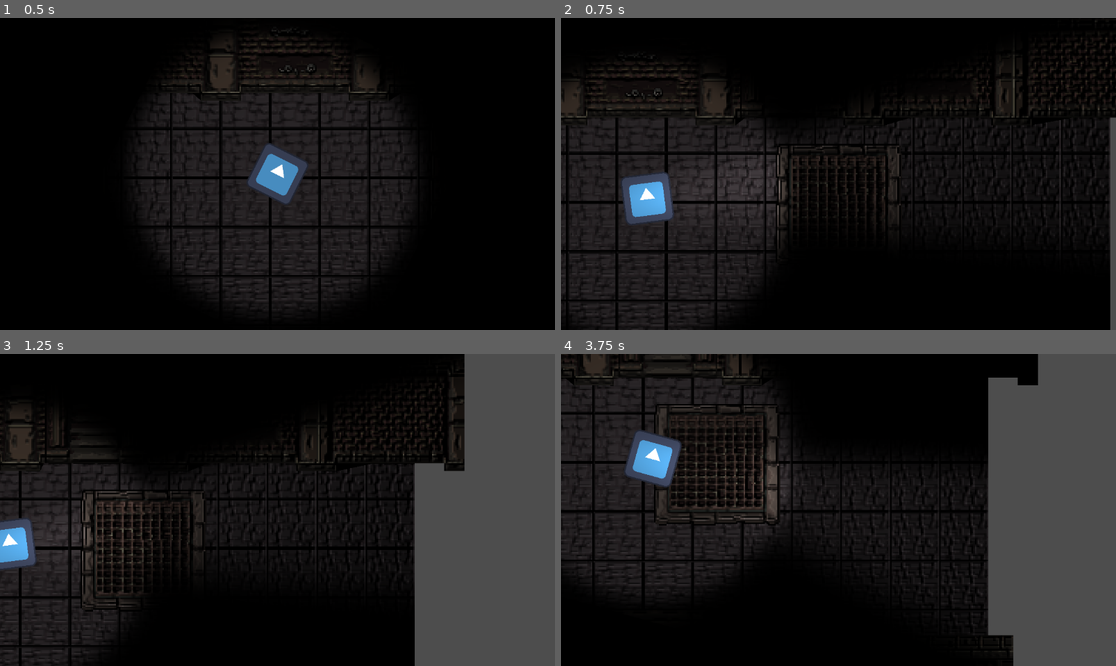
Above: before the commit, frames 1-4 (two rows, left to right).
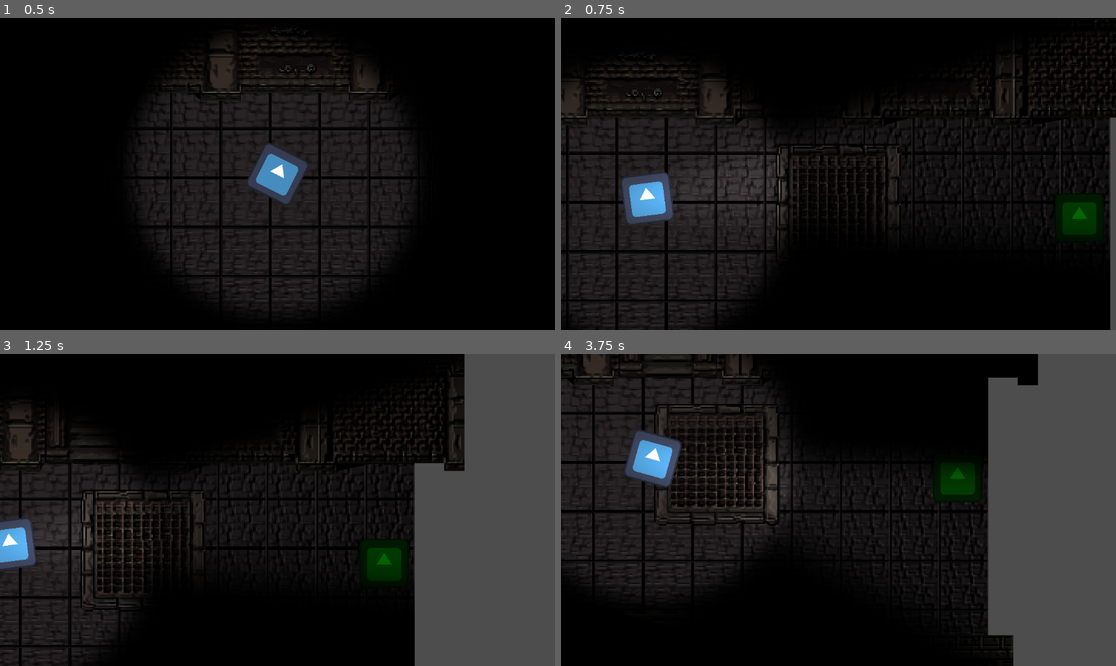
Above: after the commit, the same moments.

Repository: PedroSteinmacherEngelhardt/spooky-game
Game: Godot game, scene res://scenes/teste.tscn
The game is run twice, just before and just after one commit, with the same random seed, the same clock (stepped at 60 frames per second) and the same inputs. The engine's default icon, where the game draws it, is replaced by a stand-in: a white triangle on a blue panel in a dark square.
Inputs (mouse positions are in pixels of both pictures, inside the frame that each line leads up to):
- Up to frame 1 (0.5 s): no input
- Up to frame 2 (0.75 s): tap Enter at 0.5 s; move the mouse to (960, 158) at 0.52 s; press the mouse at (960, 158) at 0.53 s; hold D (right) from 0.53 s (still down)
- Up to frame 3 (1.25 s): keep holding D (right)
- Up to frame 4 (3.75 s): move the mouse to (727, 525) at 1.27 s; release D (right) at 1.28 s; release the mouse at (727, 525) at 1.28 s; hold S (down) 1.28-2.03 s; click (727, 525) at 1.35 s; move the mouse to (894, 441) at 2.02 s; press the mouse at (894, 441) at 2.03 s; hold D (right) 2.03-2.78 s; move the mouse to (810, 572) at 2.77 s; release the mouse at (810, 572) at 2.78 s; hold W (up) 2.78-3.53 s; click (810, 572) at 2.85 s; move the mouse to (1005, 556) at 3.52 s; press the mouse at (1005, 556) at 3.53 s; hold A (left) from 3.53 s (still down)

Frame 1 is identical in both runs. In frame 2, 0.7% of the frame differs, in the area x 88-98%, y 56-70%; in frame 3, 0.7%; in frame 4, 0.6%.

Commit message:
'phantasm'

Diff:
--- /dev/null
+++ b/phantasm/phantasm.gd
@@ -0,0 +1,46 @@
+extends CharacterBody2D
+
+@export var player: Player;
+
+@export var SPEED: int = 350;
+@export var idleTimerTime: float = 4;
+
+@export var litersOfSpookiness: float = 10;
+
+var state: STATE;
+
+@export var waypoints: Array[Marker2D] = [];
+@onready var idleTimer: Timer = $IdleTimer;
+
+enum STATE {
+	IDLE,
+	FLEEING,
+}
+
+func _physics_process(delta):
+	match state:
+		STATE.IDLE:
+			idle()
+		STATE.FLEEING:
+			fleeing()
+
+	move_and_slide()
+
+func _on_flee_area_body_entered(body):
+	if body is Player:
+		state = STATE.FLEEING
+
+func _on_flee_area_body_exited(body):
+	if body is Player:
+		idleTimer.start(idleTimerTime)
+
+func _on_timer_timeout():
+	state = STATE.IDLE
+	position = waypoints.pick_random().position
+
+func idle():
+	velocity = Vector2.ZERO
+
+
+func fleeing():
+	velocity = player.position.direction_to(position) * SPEED
--- /dev/null
+++ b/phantasm/phantasm.tscn
@@ -0,0 +1,30 @@
+[gd_scene load_steps=4 format=3 uid="uid://di78bbw7l1wce"]
+
+[ext_resource type="Script" path="res://phantasm/phantasm.gd" id="1_hc4ti"]
+[ext_resource type="Texture2D" uid="uid://r5721pmtau6x" path="res://assets/icon.svg" id="2_tnfbf"]
+
+[sub_resource type="CircleShape2D" id="CircleShape2D_gbnrw"]
+radius = 448.0
+
+[node name="Phantasm" type="CharacterBody2D"]
+collision_layer = 0
+script = ExtResource("1_hc4ti")
+
+[node name="Sprite2D" type="Sprite2D" parent="."]
+modulate = Color(0.0225, 0.45, 0, 1)
+texture = ExtResource("2_tnfbf")
+
+[node name="CollisionPolygon2D" type="CollisionPolygon2D" parent="."]
+polygon = PackedVector2Array(-59.5, -64, -62.5, -60, -64, -60, -64, 58.1, -63, 58.6, -63, 60.5, -58.7, 64, 58.4, 64, 61.4, 61, 62.7, 61, 63.7, 58, 64, -58.1, 63, -58.6, 63, -60.6, 58, -63.6)
+
+[node name="FleeArea" type="Area2D" parent="."]
+
+[node name="CollisionShape2D" type="CollisionShape2D" parent="FleeArea"]
+shape = SubResource("CircleShape2D_gbnrw")
+
+[node name="IdleTimer" type="Timer" parent="."]
+one_shot = true
+
+[connection signal="body_entered" from="FleeArea" to="." method="_on_flee_area_body_entered"]
+[connection signal="body_exited" from="FleeArea" to="." method="_on_flee_area_body_exited"]
+[connection signal="timeout" from="IdleTimer" to="." method="_on_timer_timeout"]
--- a/scripts/player.gd
+++ b/player/player.gd
@@ -1,5 +1,5 @@
 extends CharacterBody2D
-
+class_name Player
 
 const SPEED = 300.0
 const JUMP_VELOCITY = -400.0
--- a/scenes/player.tscn
+++ b/player/player.tscn
@@ -1,18 +1,18 @@
 [gd_scene load_steps=7 format=3 uid="uid://vvck11mqft68"]
 
-[ext_resource type="Script" path="res://scripts/player.gd" id="1_fk3v0"]
-[ext_resource type="Texture2D" uid="uid://r5721pmtau6x" path="res://assets/icon.svg" id="2_y3yhr"]
-[ext_resource type="Texture2D" uid="uid://2lutylggneu7" path="res://assets/Graphic Assets/blurWhiteTriangle.png" id="3_22wog"]
-[ext_resource type="Texture2D" uid="uid://dbm0h4wfdlmwt" path="res://assets/Graphic Assets/blurWhiteCircle.png" id="4_yoxyi"]
+[ext_resource type="Script" path="res://player/player.gd" id="1_2iuj3"]
+[ext_resource type="Texture2D" uid="uid://r5721pmtau6x" path="res://assets/icon.svg" id="2_r4ugq"]
+[ext_resource type="Texture2D" uid="uid://2lutylggneu7" path="res://assets/Graphic Assets/blurWhiteTriangle.png" id="3_jg7lr"]
+[ext_resource type="Texture2D" uid="uid://dbm0h4wfdlmwt" path="res://assets/Graphic Assets/blurWhiteCircle.png" id="4_th1ot"]
 
 [sub_resource type="CanvasTexture" id="CanvasTexture_vh8pr"]
-diffuse_texture = ExtResource("2_y3yhr")
+diffuse_texture = ExtResource("2_r4ugq")
 
 [sub_resource type="RectangleShape2D" id="RectangleShape2D_cllak"]
 size = Vector2(128, 128)
 
 [node name="Player" type="CharacterBody2D"]
-script = ExtResource("1_fk3v0")
+script = ExtResource("1_2iuj3")
 
 [node name="Sprite2D" type="Sprite2D" parent="."]
 texture = SubResource("CanvasTexture_vh8pr")
--- a/scenes/teste.tscn
+++ b/scenes/teste.tscn
@@ -1,9 +1,10 @@
-[gd_scene load_steps=38 format=4 uid="uid://p1wxxt8kggcr"]
+[gd_scene load_steps=39 format=4 uid="uid://p1wxxt8kggcr"]
 
-[ext_resource type="PackedScene" uid="uid://vvck11mqft68" path="res://scenes/player.tscn" id="1_ga1ce"]
+[ext_resource type="PackedScene" uid="uid://vvck11mqft68" path="res://player/player.tscn" id="1_ga1ce"]
 [ext_resource type="Texture2D" uid="uid://bnnqbyrf21an1" path="res://assets/mainlevbuild.png" id="1_yb8oe"]
 [ext_resource type="Texture2D" uid="uid://bbyt6c5tta146" path="res://assets/mainLevelNormalMap.png" id="2_ehffb"]
 [ext_resource type="Texture2D" uid="uid://cm0hvdpqgkk16" path="res://assets/SpecularMap.png" id="3_l53ox"]
+[ext_resource type="PackedScene" uid="uid://di78bbw7l1wce" path="res://phantasm/phantasm.tscn" id="5_jck67"]
 
 [sub_resource type="CanvasTexture" id="CanvasTexture_jjssv"]
 diffuse_texture = ExtResource("1_yb8oe")
@@ -7294,3 +7295,17 @@
 
 [node name="Player" parent="." instance=ExtResource("1_ga1ce")]
 position = Vector2(275, -202)
+
+[node name="PhantasmWaypoints" type="Node" parent="."]
+
+[node name="Marker2D" type="Marker2D" parent="PhantasmWaypoints"]
+position = Vector2(-605, -148)
+
+[node name="Marker2D2" type="Marker2D" parent="PhantasmWaypoints"]
+position = Vector2(1430, -814)
+
+[node name="Phantasm" parent="." node_paths=PackedStringArray("player", "waypoints") instance=ExtResource("5_jck67")]
+position = Vector2(1456, -152)
+player = NodePath("../Player")
+idleTimerTime = 4.0
+waypoints = [NodePath("../PhantasmWaypoints/Marker2D"), NodePath("../PhantasmWaypoints/Marker2D2")]
Not shown: 2 places in player/player.tscn that only renumber resources
